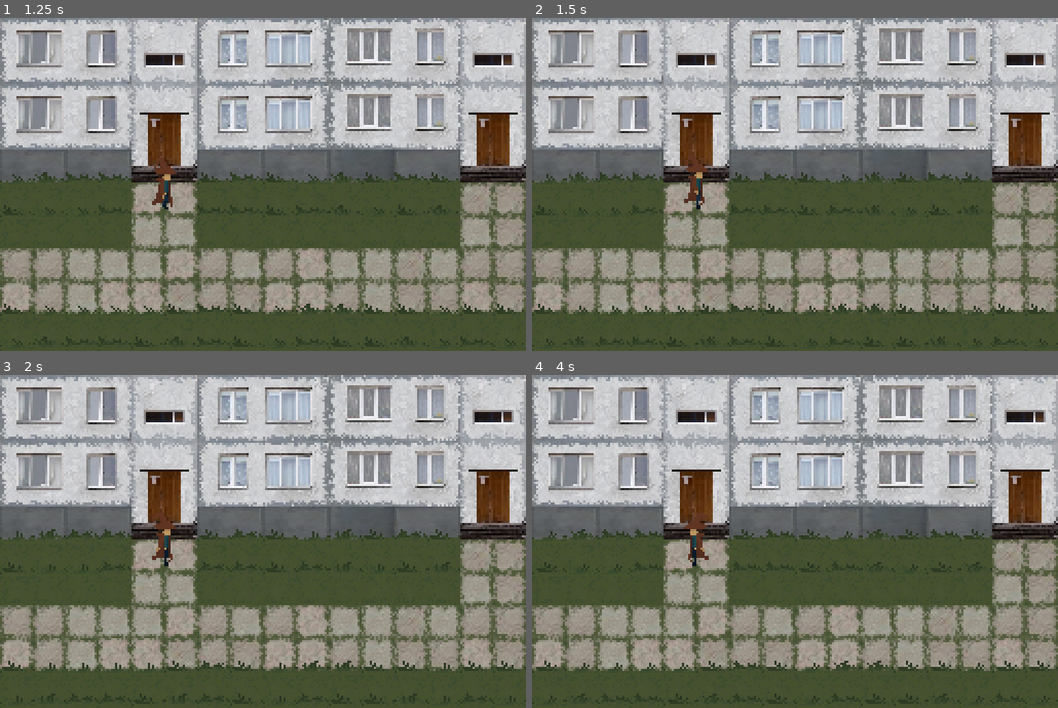
Above: before the commit, frames 1-4 (two rows, left to right).
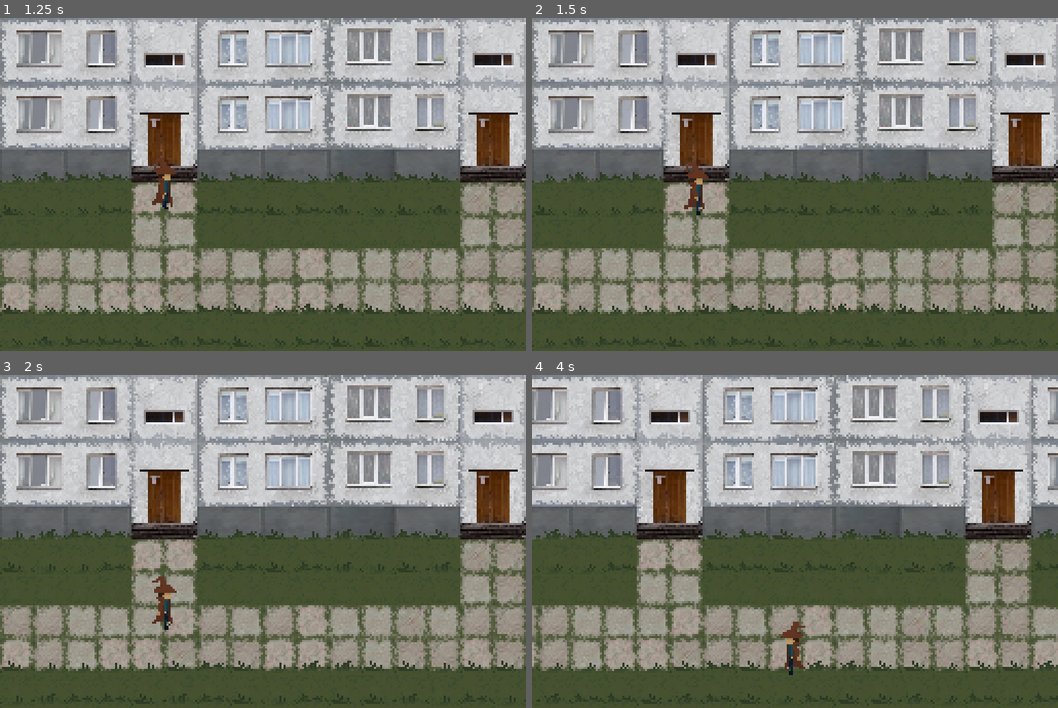
Above: after the commit, the same moments.

Repository: vydramain/Solidmaid
Game: Godot game, scene res://resources/levels/outside/Outside_Level.tscn
The game is run twice, just before and just after one commit, with the same random seed, the same clock (stepped at 60 frames per second) and the same inputs. This scene is started directly instead of the project's main scene. The engine's default icon, where the game draws it, is replaced by a stand-in: a white triangle on a blue panel in a dark square.
Inputs (mouse positions are in pixels of both pictures, inside the frame that each line leads up to):
- Up to frame 1 (1.25 s): move the mouse to (378, 167) at 0.52 s; press the mouse at (378, 167) at 0.53 s; hold D (move_right) from 0.53 s (still down)
- Up to frame 2 (1.5 s): move the mouse to (689, 201) at 1.27 s; release D (move_right) at 1.28 s; release the mouse at (689, 201) at 1.28 s; hold S (move_down) from 1.28 s (still down); click (689, 201) at 1.35 s
- Up to frame 3 (2 s): keep holding S (move_down)
- Up to frame 4 (4 s): move the mouse to (847, 468) at 2.02 s; release S (move_down) at 2.03 s; press the mouse at (847, 468) at 2.03 s; hold D (move_right) 2.03-2.78 s; move the mouse to (768, 608) at 2.77 s; release the mouse at (768, 608) at 2.78 s; hold W (move_up) 2.78-3.53 s; click (768, 608) at 2.85 s; move the mouse to (952, 591) at 3.52 s; press the mouse at (952, 591) at 3.53 s; hold A (move_left) from 3.53 s (still down)

Frame 1 is identical in both runs. In frame 2, 0.3% of the frame differs, in the area x 28-34%, y 42-60%; in frame 3, 0.7%; in frame 4, 37%, in the area x 0-100%, y 0-99%.
Error before the commit: Invalid assignment of property or key 'linear_velocity' with value of type 'Vector2' on a base object of type 'null instance'. (res://resources/entity/Entity.g…

Commit message:
fix: Correct player movemend bind by additional character box scene

Diff:
--- a/resources/entity/Entity.gd
+++ b/resources/entity/Entity.gd
@@ -4,14 +4,11 @@
 signal hp_changed(hp)
 signal died
 
-@export var SPEED: int = 50
-
 @export var hp_max: int = 100 : set = set_hp_max
 @export var hp: int = hp_max : set = set_hp
 @export var defence: int = 0
 @export var invincibility: bool = true
 
-@onready var physic_box: RigidBody2D = $Physicbox
 @onready var collision_shape: CollisionShape2D = $CollisionShape2D
 @onready var invincibility_timer: Timer = $InvincibilityTimer
 
@@ -35,18 +32,9 @@
 
 # ================= INIT =================
 func _ready() -> void:
-	Custom_Logger.log(self, "Spawned Entity '%s': HP = %d / %d, Defence = %d, Speed = %d" % [
-		name, hp, hp_max, defence, SPEED
+	Custom_Logger.log(self, "Spawned Entity '%s': HP = %d / %d, Defence = %d" % [
+		name, hp, hp_max, defence
 	])
-
-# ================= MOVEMENT =================
-func _physics_process(delta: float) -> void:
-	# Example: constant movement to the right based on SPEED
-	var direction = Vector2.RIGHT.rotated(rotation)
-	physic_box.linear_velocity = direction * SPEED
-
-	# Sync root Area2D position with physics box
-	global_position = physic_box.global_position
 
 # ================= DAMAGE =================
 func _on_hutrbox_area_entered(area: Area2D) -> void:
--- a/resources/entity/enemies/Enemy.gd
+++ b/resources/entity/enemies/Enemy.gd
@@ -9,14 +9,6 @@
 	# Log spawning using Logger
 	Custom_Logger.log(self, "[Spawned] Name: %s | Position: %s" % [name, global_position])
 
-func _process(delta: float) -> void:
-	if player:
-		var direction = (player.global_position - global_position).normalized()
-		position += direction * SPEED * delta
-
-		# Optional movement debug
-		# Custom_Logger.log(self, "[Movement] Moving towards player at %s | Delta: %f" % [player.global_position, delta])
-
 func _on_died() -> void:
 	if spawner:
 		spawner.report_enemy_killed()
--- a/resources/entity/player/Player.gd
+++ b/resources/entity/player/Player.gd
@@ -9,7 +9,7 @@
 @onready var projecttile_scene: PackedScene = preload(projecttile_scene_path)
 
 @onready var sprite = $Sprite2D
-@onready var character_body = $CharacterBody2D
+@onready var character_box = $CharacterBox
 
 @onready var attack_timer = $AttackTimer
 @onready var animation_player = $AnimationPlayer
@@ -35,10 +35,11 @@
 
 	if input_dir != Vector2.ZERO:
 		# Player is moving
-		if character_body == null:
+		if character_box == null:
 			pass
 
-		character_body.velocity = SPEED * input_dir
+		# accelerate toward target
+		character_box.velocity = character_box.velocity.move_toward(character_box.speed * input_dir, character_box.accel * delta)
 		animation_player.play("Moving")
 		animation_player.speed_scale = 2.0
 
@@ -47,10 +48,11 @@
 			Custom_Logger.log(self, "Sprite flipped. New scale.x: %s" % sprite.scale.x)
 	else:
 		# Player is idle
-		if character_body == null:
+		if character_box == null:
 			pass
 
-		character_body.velocity = Vector2.ZERO
+		# decelerate toward zero (friction)
+		character_box.velocity = character_box.velocity.move_toward(Vector2.ZERO, character_box.friction * delta)
 		animation_player.play("Idle")
 
 	# Handle attack input
@@ -63,7 +65,10 @@
 			throw_projecttile(attack_dir)
 			Custom_Logger.log(self, "Projectile thrown in direction: %s" % attack_dir)
 
-	character_body.move_and_slide()
+	character_box.move_and_slide()
+	character_box.position = Vector2.ZERO  # reset local offset
+	global_position += character_box.velocity * delta
+	#global_position = character_box.global_position
 
 func _on_died() -> void:
 	var main = get_tree().root.get_node("Main") # Adjust path if needed
--- a/resources/entity/player/Player.tscn
+++ b/resources/entity/player/Player.tscn
@@ -1,12 +1,12 @@
-[gd_scene load_steps=9 format=3 uid="uid://cpmqf62lln6ba"]
+[gd_scene load_steps=10 format=3 uid="uid://cpmqf62lln6ba"]
 
 [ext_resource type="PackedScene" uid="uid://by8f7mfnathye" path="res://resources/entity/Entity.tscn" id="1_v3dkm"]
 [ext_resource type="Script" uid="uid://du0pi4loqyvkk" path="res://resources/entity/player/Player.gd" id="2_oomdy"]
 [ext_resource type="Texture2D" uid="uid://bt7nf7y7m6k4t" path="res://assets/textures/player/player.png" id="3_jnwix"]
+[ext_resource type="PackedScene" uid="uid://depc4dbj25g2q" path="res://resources/overlap/CharacterBox/CharacterBox.tscn" id="4_6vwlr"]
 
-[sub_resource type="CapsuleShape2D" id="CapsuleShape2D_jnwix"]
-radius = 6.0
-height = 46.0
+[sub_resource type="RectangleShape2D" id="RectangleShape2D_6vwlr"]
+size = Vector2(12, 40)
 
 [sub_resource type="Animation" id="Animation_jnwix"]
 resource_name = "Idle"
@@ -69,23 +69,26 @@
 script = ExtResource("2_oomdy")
 hp_max = 100000
 
-[node name="CharacterBody2D" type="CharacterBody2D" parent="." index="0"]
-
-[node name="Sprite2D" parent="." index="1"]
+[node name="Sprite2D" parent="." index="0"]
 texture = ExtResource("3_jnwix")
 hframes = 6
 vframes = 2
 
-[node name="Hutrbox#CollisionShape2D" type="CollisionShape2D" parent="." index="2"]
-position = Vector2(0, 15)
-shape = SubResource("CapsuleShape2D_jnwix")
+[node name="CharacterBox" parent="." index="2" instance=ExtResource("4_6vwlr")]
+
+[node name="CollisionShape2D" parent="CharacterBox" index="0"]
+position = Vector2(0, 6)
+shape = SubResource("RectangleShape2D_6vwlr")
+debug_color = Color(0.8402219, 0.0011509025, 0.92396057, 0.41960785)
 
 [node name="AnimationPlayer" parent="." index="3"]
 libraries = {
 &"": SubResource("AnimationLibrary_6vwlr")
 }
 
-[node name="AttackTimer" type="Timer" parent="." index="5"]
+[node name="AttackTimer" type="Timer" parent="." index="4"]
 wait_time = 0.4
 
 [connection signal="died" from="." to="." method="_on_died"]
+
+[editable path="CharacterBox"]
--- /dev/null
+++ b/resources/overlap/CharacterBox/CharacterBox.gd
@@ -0,0 +1,5 @@
+extends CharacterBody2D
+
+@export var speed: float = 100.
+@export var accel: float = 125.      # how fast you reach top speed
+@export var friction: float = 350.   # how fast you stop sliding
--- /dev/null
+++ b/resources/overlap/CharacterBox/CharacterBox.tscn
@@ -0,0 +1,8 @@
+[gd_scene load_steps=2 format=3 uid="uid://depc4dbj25g2q"]
+
+[ext_resource type="Script" uid="uid://dnfo1hsn41t1t" path="res://resources/overlap/CharacterBox/CharacterBox.gd" id="1_petnw"]
+
+[node name="CharacterBox" type="CharacterBody2D"]
+script = ExtResource("1_petnw")
+
+[node name="CollisionShape2D" type="CollisionShape2D" parent="."]
Not shown, added: resources/overlap/CharacterBox/CharacterBox.gd.uid
